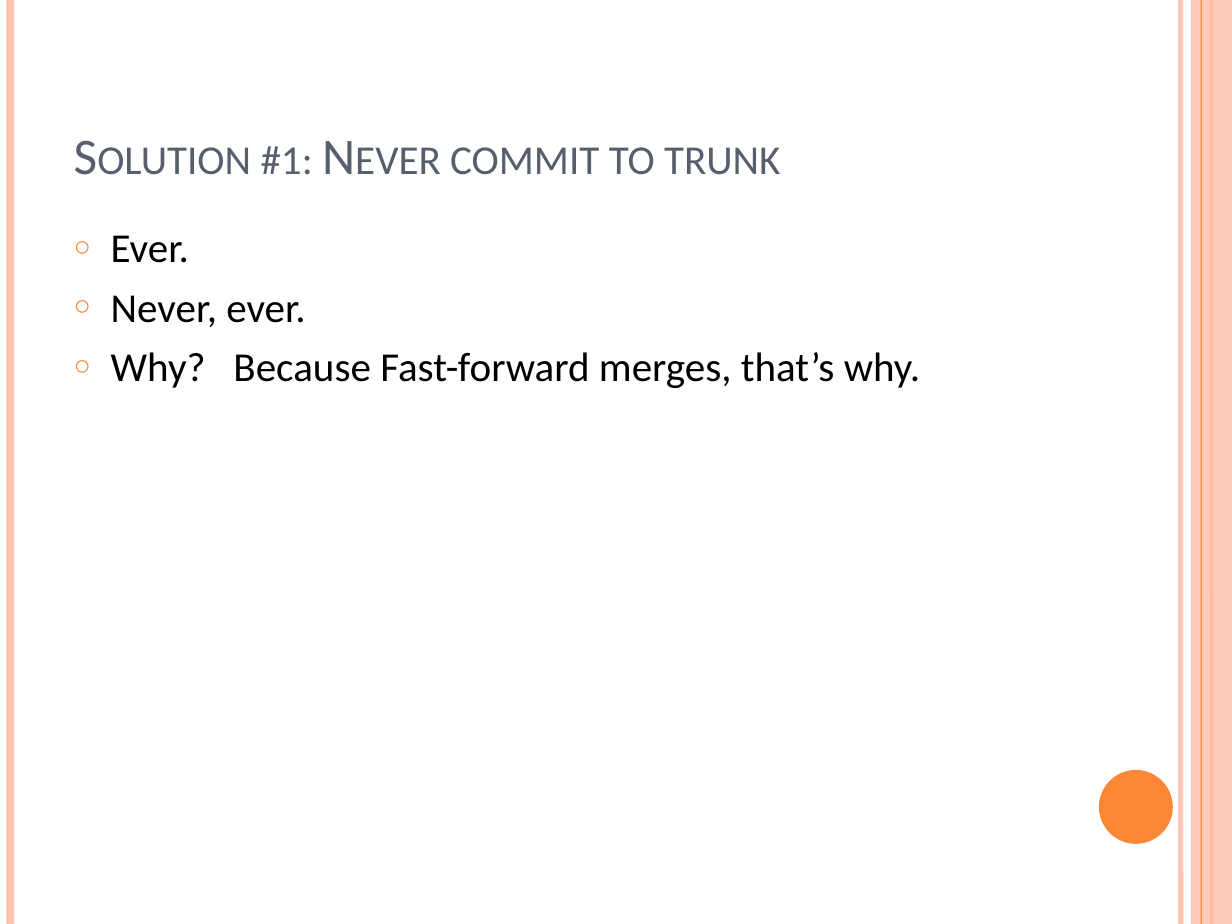
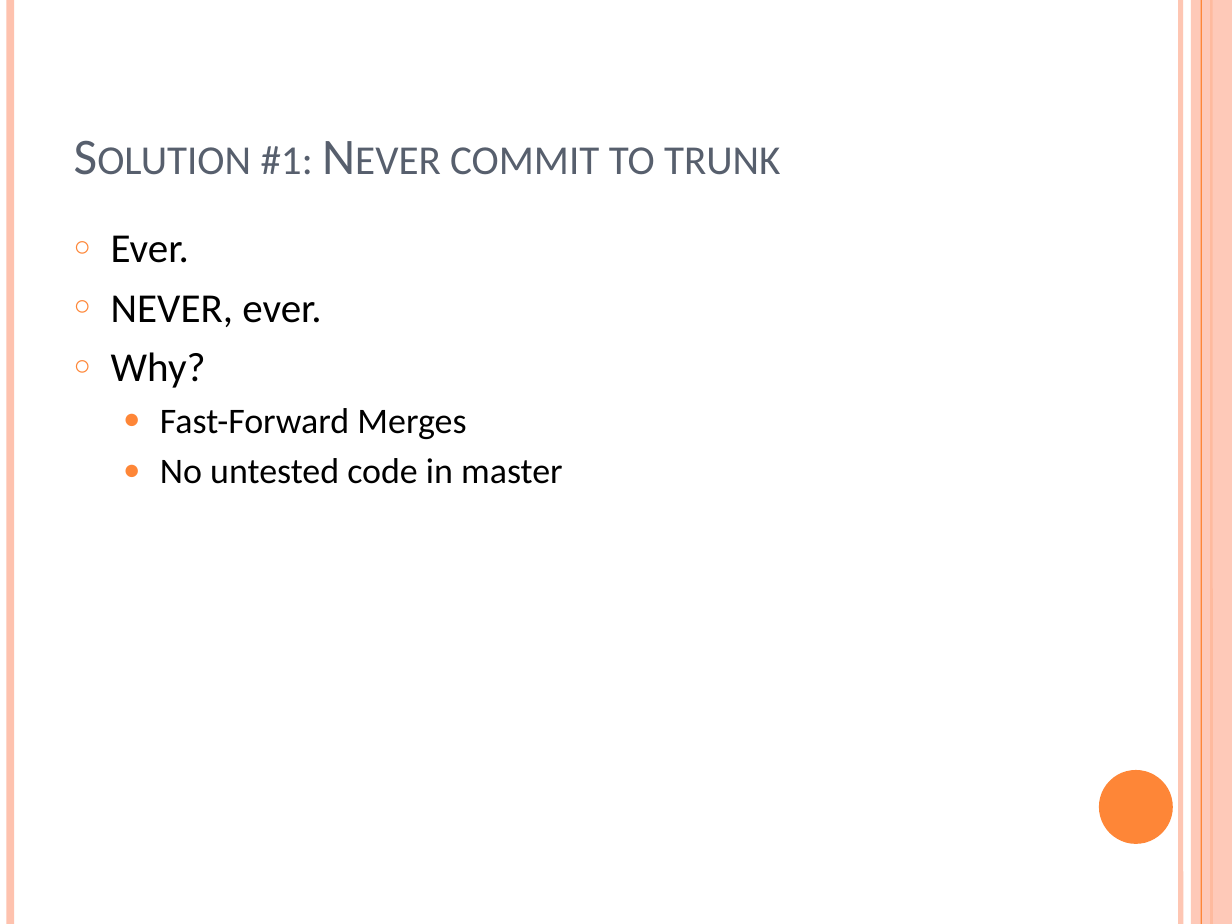
Before and after one commit to ungood/presentations, a slide deck: slide 7 of GitFlow/The Case for Git (Flow).pptx. Drawn at 1232x924 pixels with LibreOffice and Linux fonts; fonts in the diff are those of the drawing. Boxes give left, top, right and bottom in pixels: in the first picture for what was removed or moved away, otherwise in the second. Text is boxed around its words. In the diff, an @@ line names an element or a change of style, - is before the commit and + after.

```diff
--- a/GitFlow/The Case for Git (Flow).pptx
+++ b/GitFlow/The Case for Git (Flow).pptx
@@ text at (111,295,563,484): text changed; size 24 to 21 pt @@
-○ Never, ever.
-○ Why? Because Fast-forward merges, that’s why.
+○ NEVER, ever.
+○ Why?
+  ● Fast-Forward Merges
+  ● No untested code in master
```
Also in this commit, not shown: 11 slides added, 1 slide removed, 1 other file.
